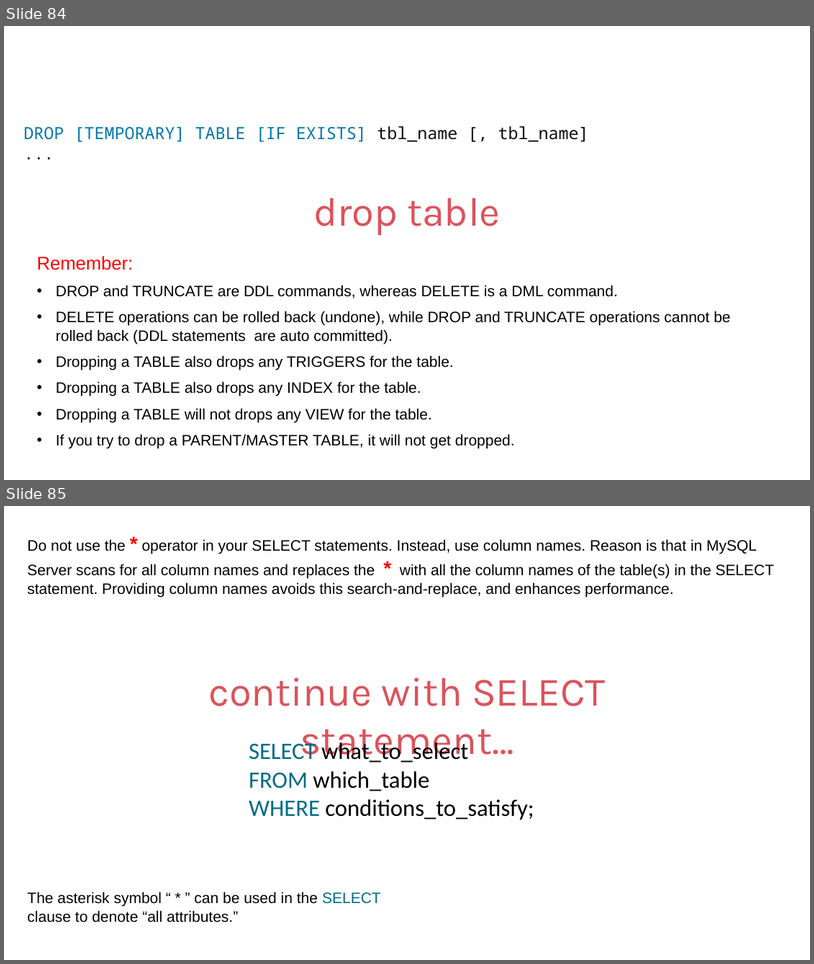
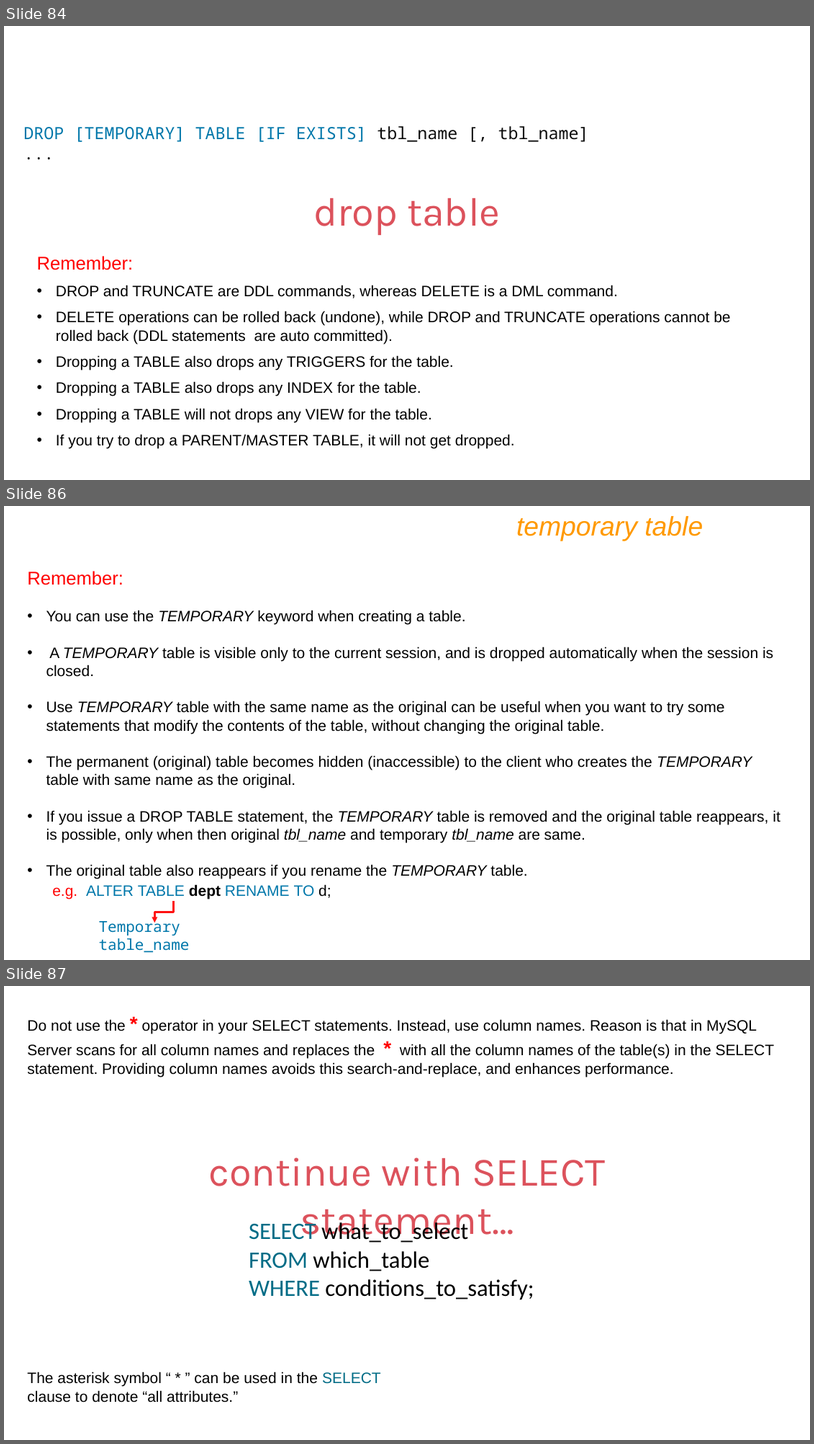
Before and after one commit to Nilesh-Parit/DBT, a slide deck: IET MySQL PPT Ver9.pptx. Shown one above the other, each under a label of ours: slides 84 and 85 before the commit, slides 84, 86 and 87 after it; the slides between them are not shown. The pictures are 814x964 and 814x1444 pixels, drawn with LibreOffice and Linux fonts; fonts in the diff are those of the drawing. Boxes give left, top, right and bottom in pixels: in the first picture for what was removed or moved away, otherwise in the second. Text is boxed around its words. In the diff, an @@ line names an element or a change of style, - is before the commit and + after.

```diff
--- a/IET MySQL PPT Ver9.pptx
+++ b/IET MySQL PPT Ver9.pptx
@@ slide 86 added at (4, 506, 810, 960), background #FFFFFF @@
@@ text added at (517, 516, 703, 541), 32 pt, text #FF9900, italic @@
+temporary table
@@ text added at (27, 571, 780, 899), 18 pt, text #000000 @@
+Remember:
+• You can use the TEMPORARY keyword when creating a table.
+• A TEMPORARY table is visible only to the current session, and is dropped automatically when the session is closed.
+• Use TEMPORARY table with the same name as the original can be useful when you want to try some statements that modify the contents of the table, without changing the original table.
+• The permanent (original) table becomes hidden (inaccessible) to the client who creates the TEMPORARY table with same name as the original.
+• If you issue a DROP TABLE statement, the TEMPORARY table is removed and the original table reappears, it is possible, only when then original tbl_name and temporary tbl_name are same.
+• The original table also reappears if you rename the TEMPORARY table.
+e.g. ALTER TABLE dept RENAME TO d;
@@ elbow arrow added from (174, 901) to (154, 922), #FE1212 2.25 pt @@
@@ text added at (99, 917, 190, 952), 18 pt, text #0077AA @@
+Temporary table_name
@@ what was slide 85 is now slide 87 @@
```
Also in this commit, not shown: 4 slides changed, 27 other slides added.
